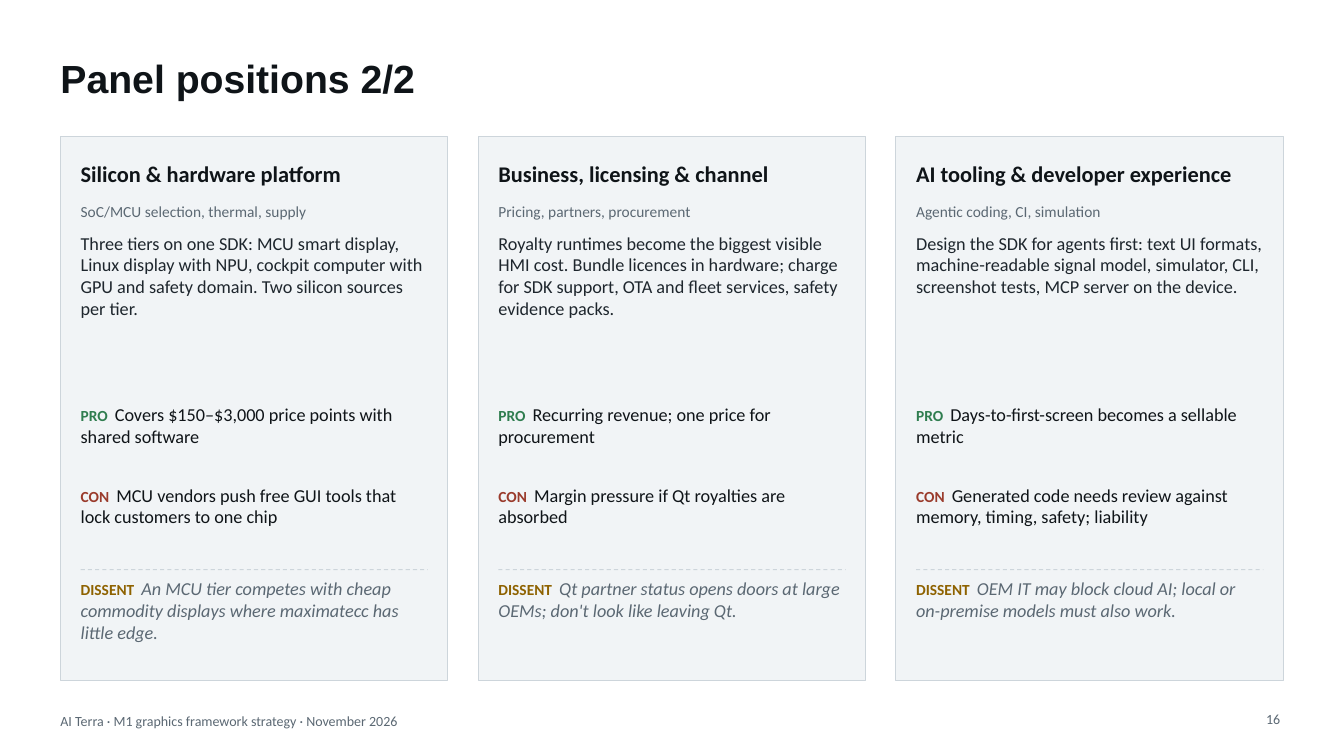
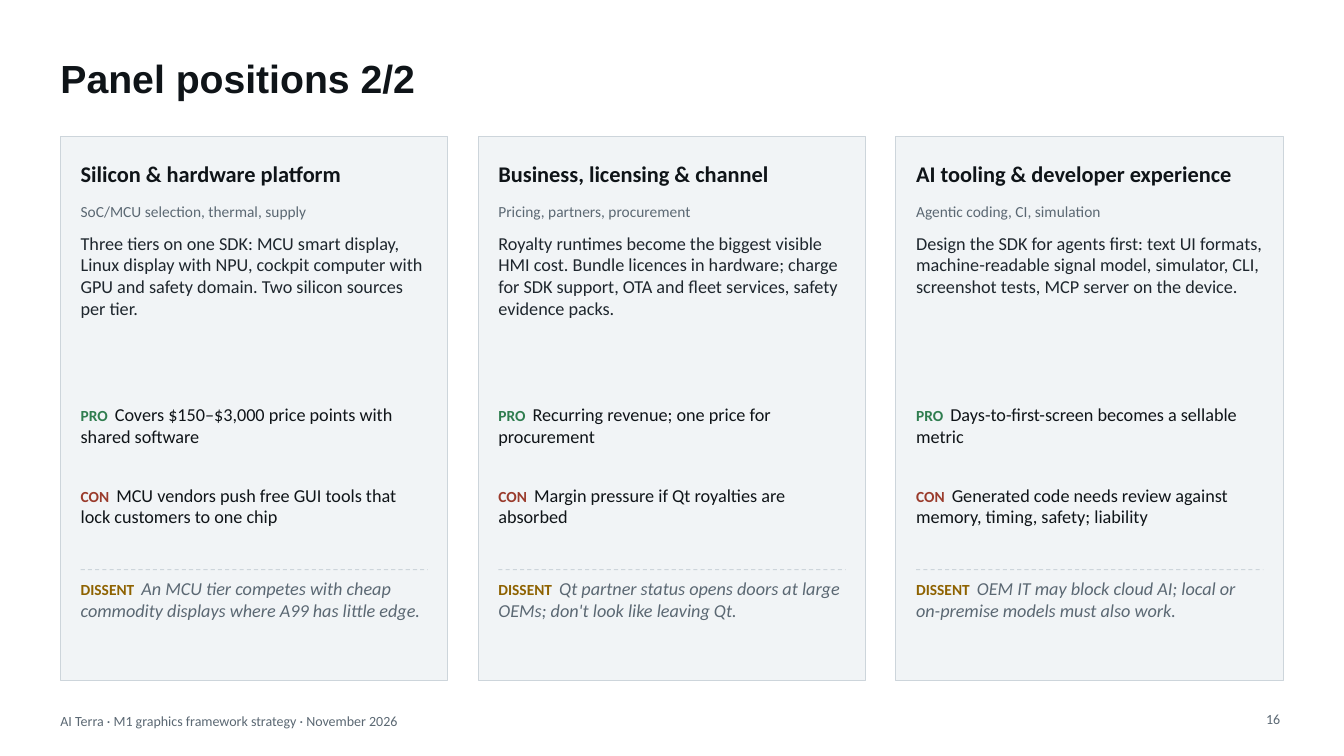
Before and after one commit to Raul-dot-valdez/max, a slide deck: slide 16 of docs/strategy/M1-graphics-strategy.pptx. Drawn at 1344x756 pixels with LibreOffice and Linux fonts; fonts in the diff are those of the drawing. Boxes give left, top, right and bottom in pixels: in the first picture for what was removed or moved away, otherwise in the second. Text is boxed around its words. In the diff, an @@ line names an element or a change of style, - is before the commit and + after.

```diff
--- a/docs/strategy/M1-graphics-strategy.pptx
+++ b/docs/strategy/M1-graphics-strategy.pptx
@@ text at (x1=81, y1=582, x2=420, y2=620): text changed @@
-DISSENT An MCU tier competes with cheap commodity displays where maximatecc has little edge.
+DISSENT An MCU tier competes with cheap commodity displays where A99 has little edge.
```
Also in this commit, not shown: 11 other slides changed, 19 other files.
